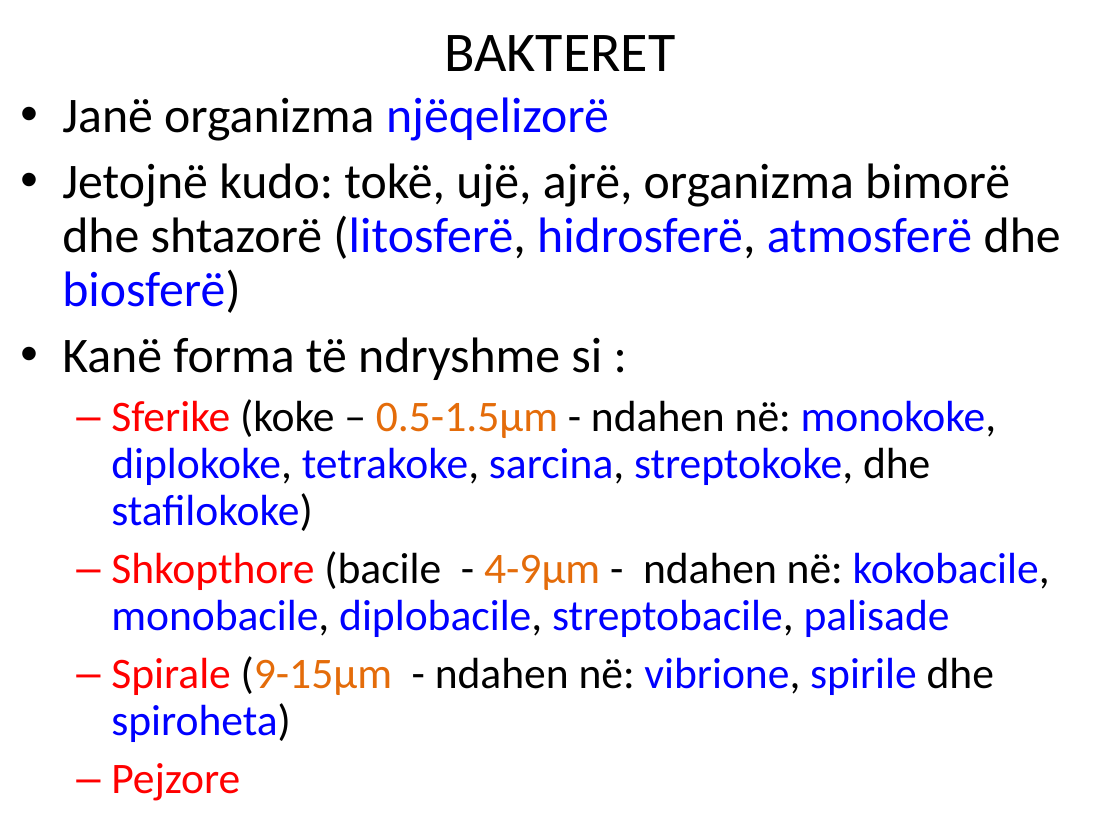
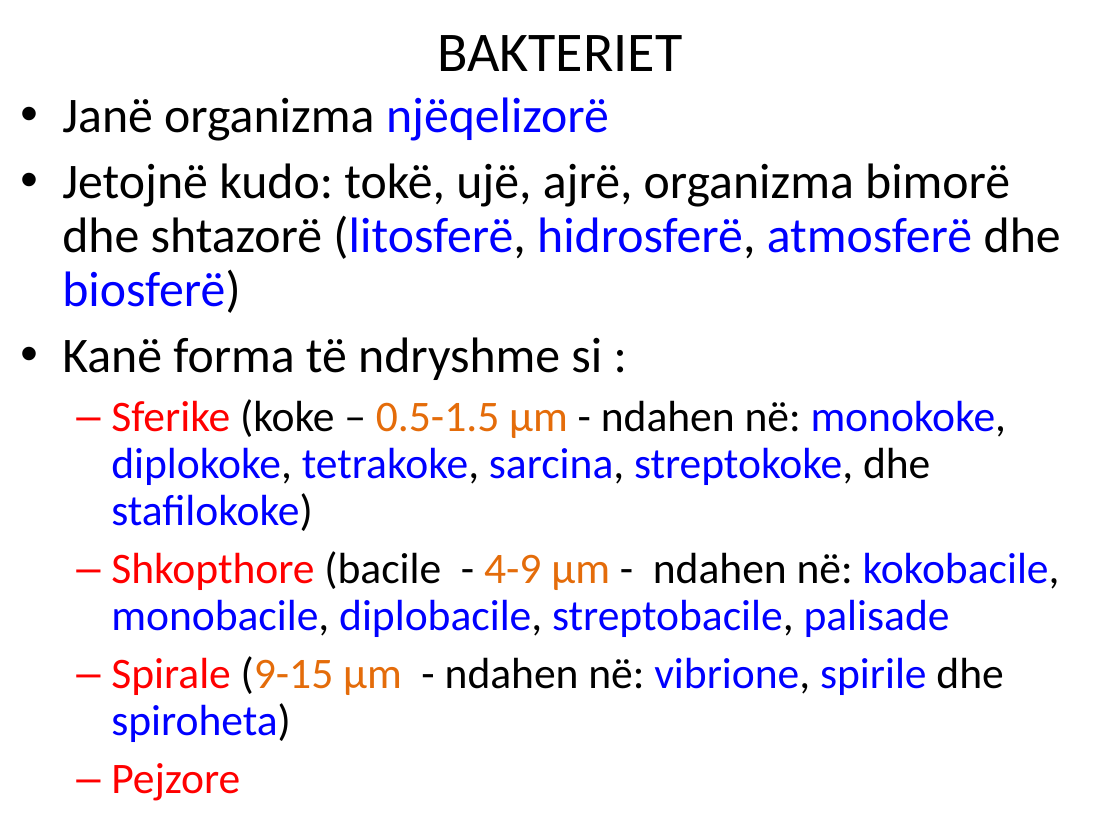
Before and after one commit to biologjia-aplikative/Biologjia-Aplikative, a slide deck: slide 5 of materiale/Klasa 11/2. BAKTERIET.ppt. Drawn at 1120x840 pixels with LibreOffice and Linux fonts; fonts in the diff are those of the drawing. Boxes give left, top, right and bottom in pixels: in the first picture for what was removed or moved away, otherwise in the second. Text is boxed around its words. In the diff, an @@ line names an element or a change of style, - is before the commit and + after.

```diff
--- a/materiale/Klasa 11/2. BAKTERIET.ppt
+++ b/materiale/Klasa 11/2. BAKTERIET.ppt
@@ title at [437,35,682,71]: text changed @@
-BAKTERET
+BAKTERIET
@@ text at [111,399,1060,742]: spaces changed @@
-  – Sferike (koke – 0.5-1.5μm - ndahen në: monokoke, diplokoke, tetrakoke, sarcina, streptokoke, dhe stafilokoke)
-  – Shkopthore (bacile - 4-9μm - ndahen në: kokobacile, monobacile, diplobacile, streptobacile, palisade
-  – Spirale (9-15μm - ndahen në: vibrione, spirile dhe spiroheta)
+  – Sferike (koke – 0.5-1.5 μm - ndahen në: monokoke, diplokoke, tetrakoke, sarcina, streptokoke, dhe stafilokoke)
+  – Shkopthore (bacile - 4-9 μm - ndahen në: kokobacile, monobacile, diplobacile, streptobacile, palisade
+  – Spirale (9-15 μm - ndahen në: vibrione, spirile dhe spiroheta)
```
Also in this commit, not shown: 20 other slides changed, 16 other files.
